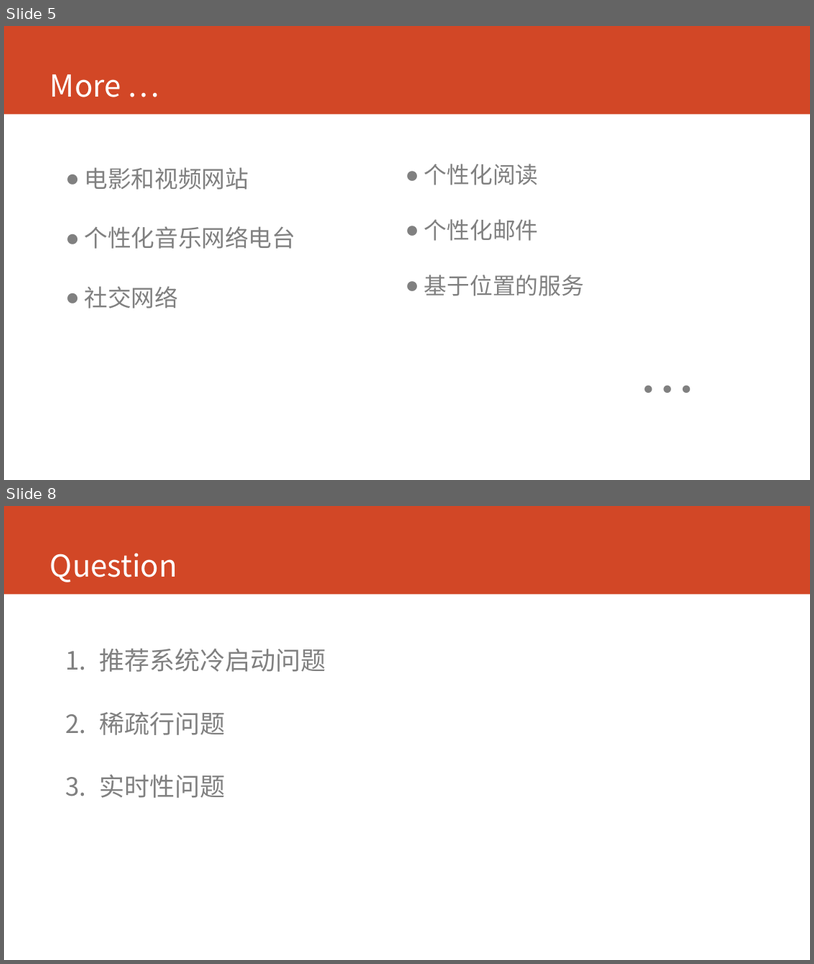
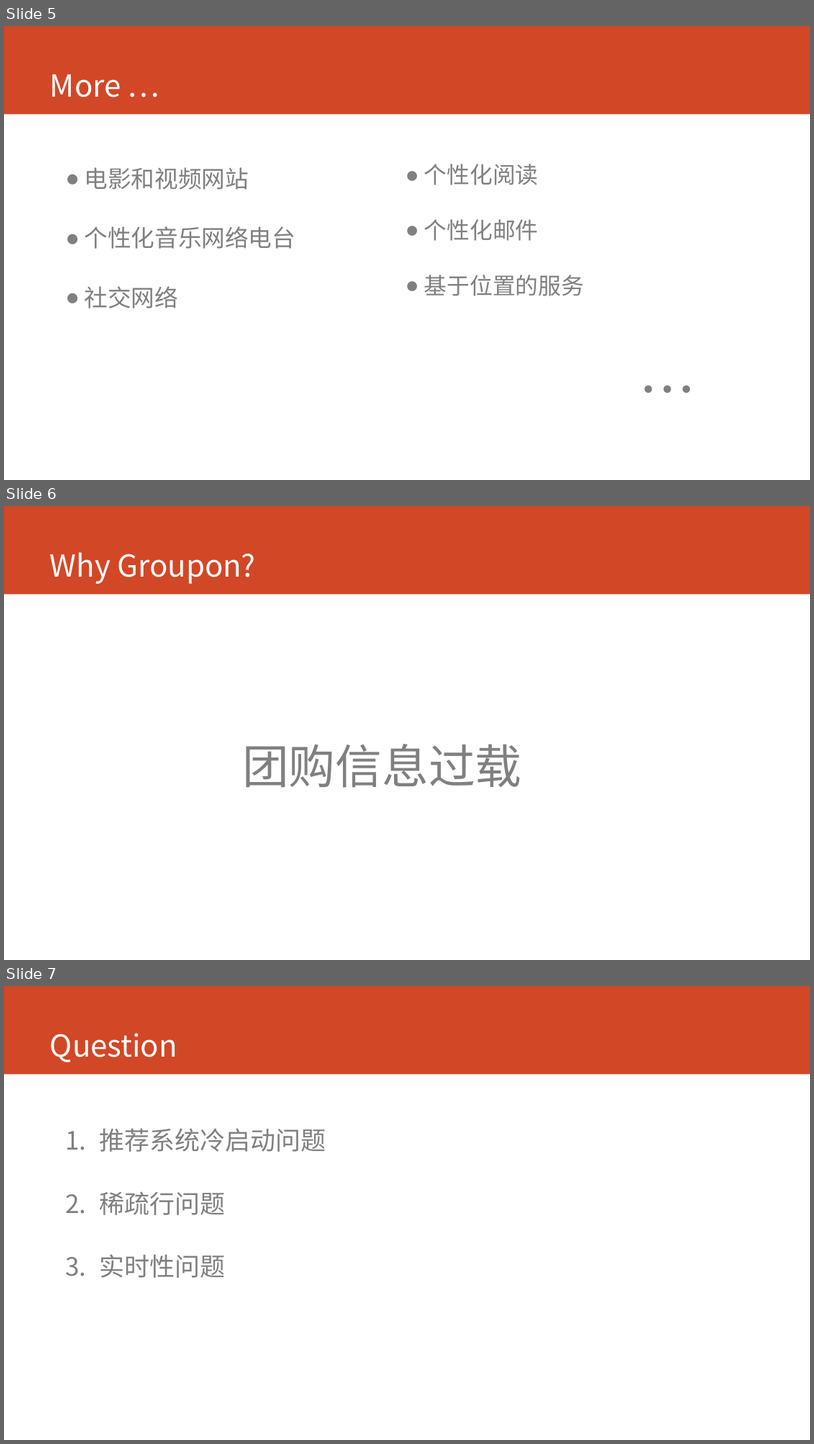
Before and after one commit to gitsoftsun/GraduationThesis, a slide deck: document/开题阶段/picture/团购商品个性化推荐系统的设计.pptx. Shown one above the other, each under a label of ours: slides 5 and 8 before the commit, slides 5, 6 and 7 after it; the slides between them are not shown. The pictures are 814x964 and 814x1444 pixels, drawn with LibreOffice and Linux fonts; fonts in the diff are those of the drawing. Boxes give left, top, right and bottom in pixels: in the first picture for what was removed or moved away, otherwise in the second. Text is boxed around its words. In the diff, an @@ line names an element or a change of style, - is before the commit and + after.

```diff
--- a/document/开题阶段/picture/团购商品个性化推荐系统的设计.pptx
+++ b/document/开题阶段/picture/团购商品个性化推荐系统的设计.pptx
@@ slide 6 added at bbox=[4, 506, 810, 960], background #FFFFFF; not listed: 1 template element that a slide beside it also shows @@
@@ title added at bbox=[50, 552, 256, 584], 36 pt, text #FFFFFF @@
+Why Groupon?
@@ text added at bbox=[242, 744, 522, 788], 55.5 pt, text #808080 @@
+团购信息过载
@@ what was slide 8 is now slide 7 @@
```
Also in this commit, not shown: 1 slide changed, 2 slides removed, 3 other files.
